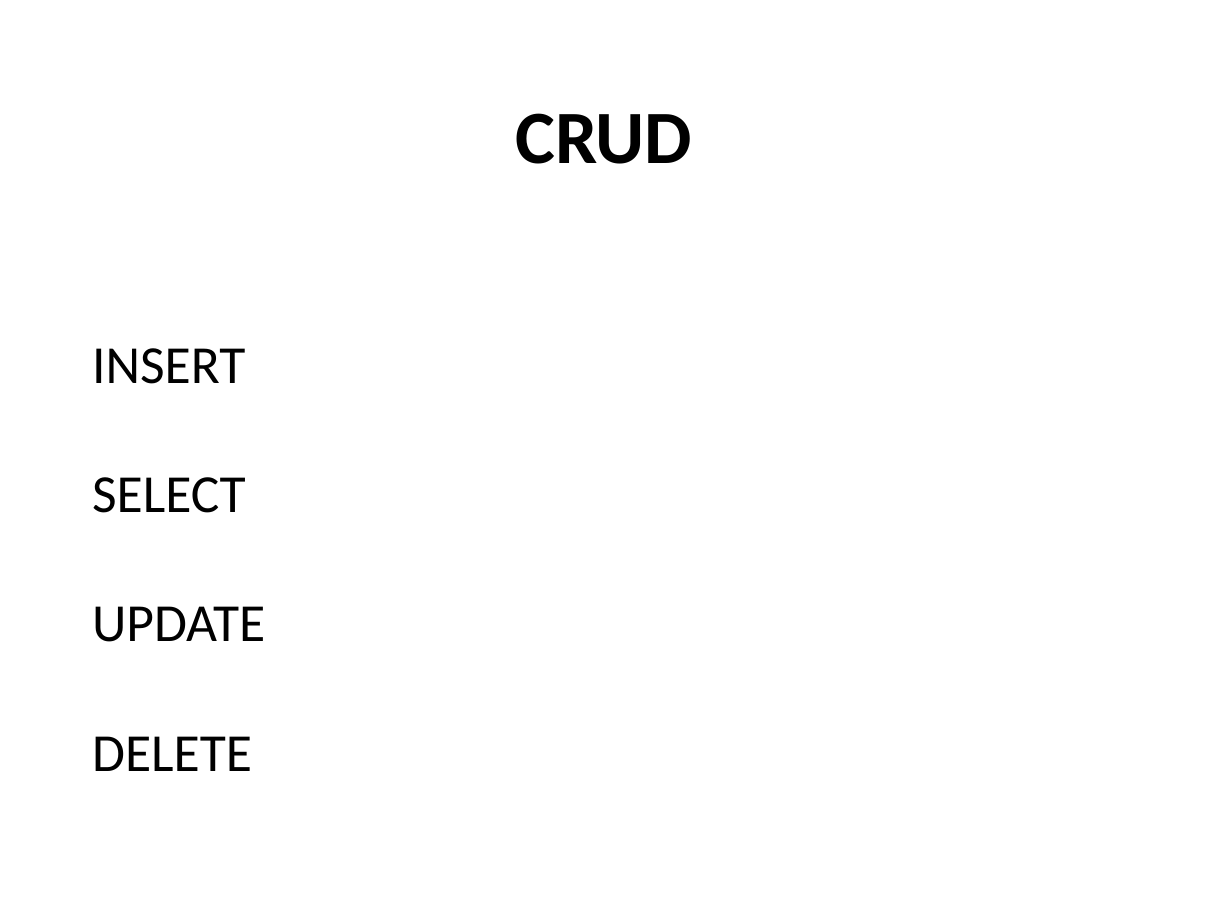
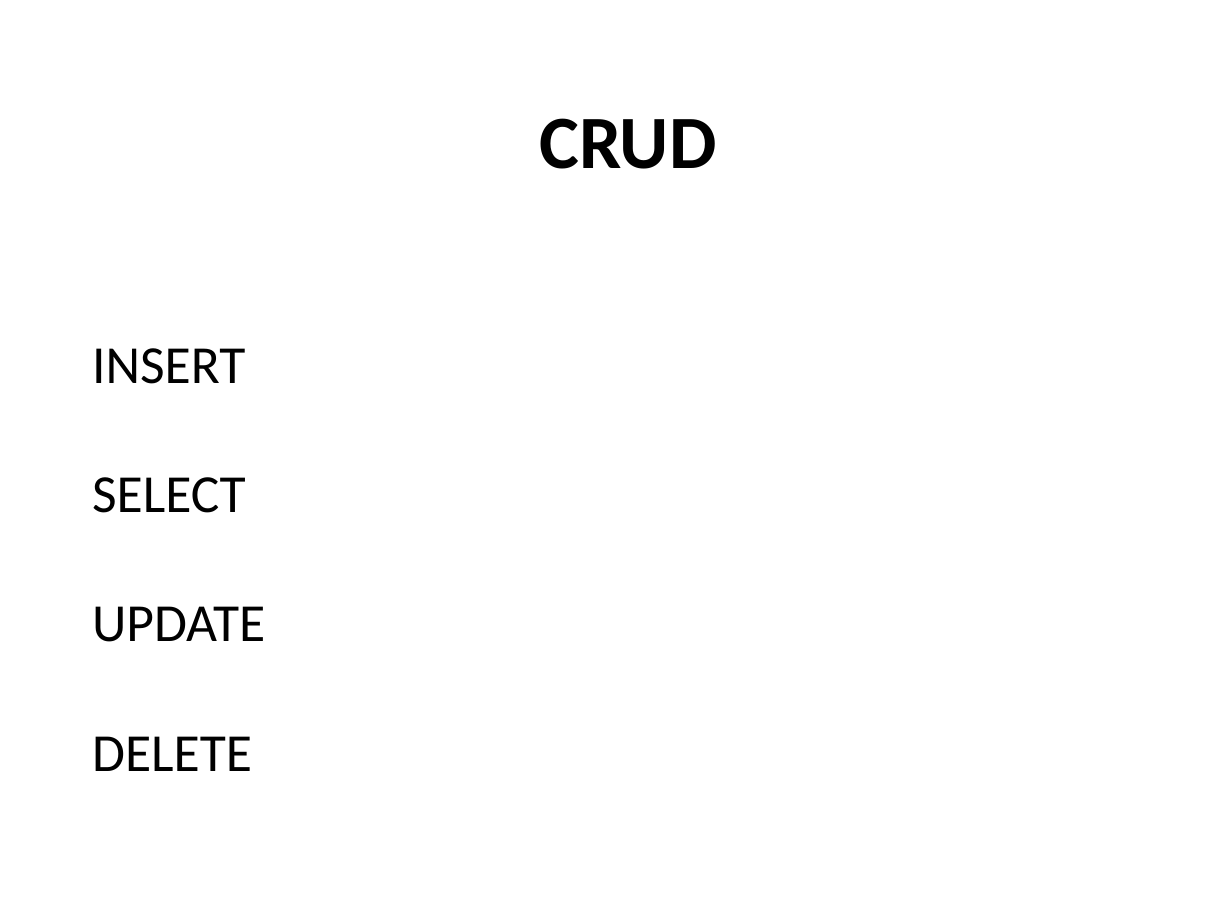
Before and after one commit to Flu10/Zero2Hero2016, a slide deck: slide 30 of presentation/SQL Z2H 2016.pptx. Drawn at 1232x924 pixels with LibreOffice and Linux fonts; fonts in the diff are those of the drawing; background and template pictures are left out. Boxes give left, top, right and bottom in pixels: in the first picture for what was removed or moved away, otherwise in the second. Text is boxed around its words. In the diff, an @@ line names an element or a change of style, - is before the commit and + after.

```diff
--- a/presentation/SQL Z2H 2016.pptx
+++ b/presentation/SQL Z2H 2016.pptx
@@ title "CRUD" moved from (x1=515, y1=113, x2=692, y2=164) to (x1=540, y1=118, x2=717, y2=169) @@
```
Also in this commit, not shown: 3 other slides changed, 1 other file.
